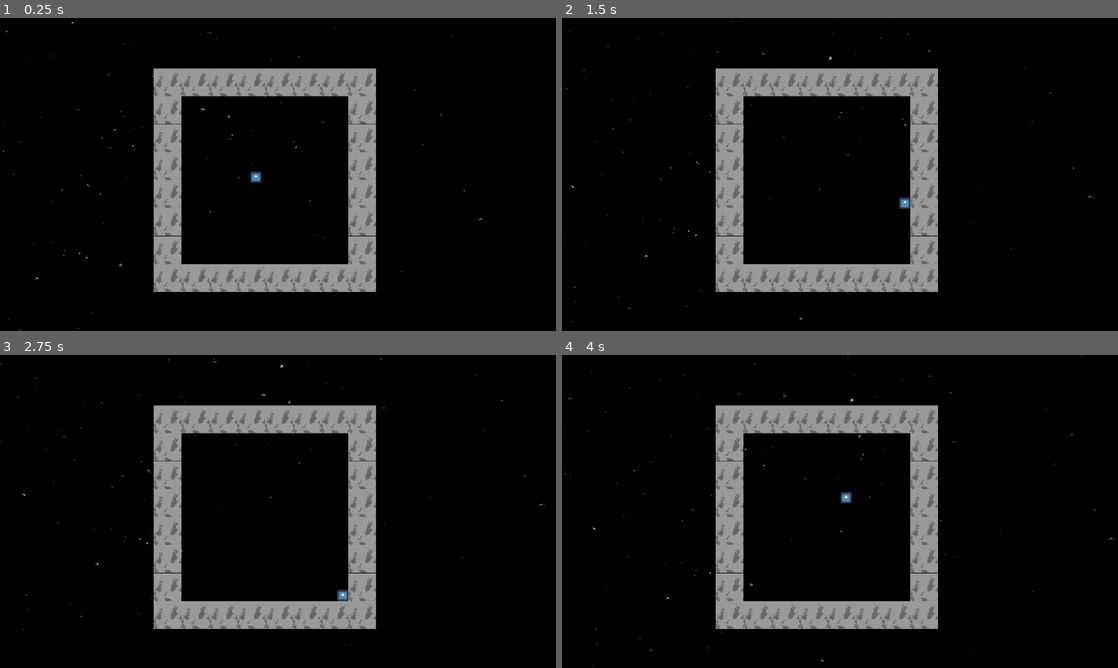
Above: before the commit, frames 1-4 (two rows, left to right).
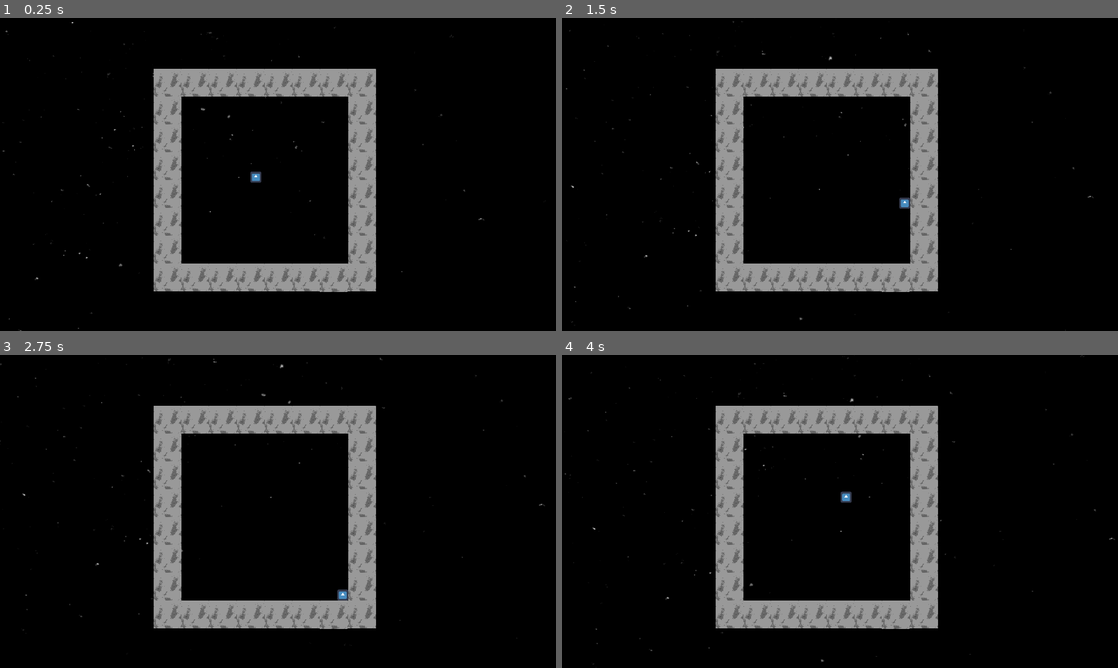
Above: after the commit, the same moments.

Repository: Indivicivet/ludumdare54
Game: Godot game, scene res://ludumdare54.tscn
The game is run twice, just before and just after one commit, with the same random seed, the same clock (stepped at 60 frames per second) and the same inputs. The engine's default icon, where the game draws it, is replaced by a stand-in: a white triangle on a blue panel in a dark square.
Inputs:
- Up to frame 1 (0.25 s): no input
- Up to frame 2 (1.5 s): hold Right (right) 0.53-1.28 s; hold Down (down) from 1.28 s (still down)
- Up to frame 3 (2.75 s): release Down (down) at 2.03 s; hold Right (right) from 2.03 s (still down)
- Up to frame 4 (4 s): release Right (right) at 2.78 s; hold Up (up) 2.78-3.53 s; hold Left (left) from 3.53 s (still down)

The runs differ from the first frame. In frame 1, 0.9% of the frame differs, in the area x 27-68%, y 16-88%; in frame 2, 0.9%; in frame 3, 0.9%; in frame 4, 0.9%.

Commit message:
fix pixel alignmenjt of grid

Diff:
--- a/ludumdare54.tscn
+++ b/ludumdare54.tscn
@@ -30,37 +30,34 @@
 position = Vector2(610, 373)
 
 [node name="block_solid" parent="many_blocks" instance=ExtResource("3_d706m")]
-position = Vector2(-224, -225)
+position = Vector2(-224, -224)
 
 [node name="block_solid2" parent="many_blocks" instance=ExtResource("3_d706m")]
-position = Vector2(-160, -225)
+position = Vector2(-160, -224)
 
 [node name="block_solid3" parent="many_blocks" instance=ExtResource("3_d706m")]
-position = Vector2(-96, -225)
+position = Vector2(-96, -224)
 
 [node name="block_solid4" parent="many_blocks" instance=ExtResource("3_d706m")]
-position = Vector2(-32, -225)
+position = Vector2(-32, -224)
 
 [node name="block_solid5" parent="many_blocks" instance=ExtResource("3_d706m")]
-position = Vector2(32, -225)
+position = Vector2(32, -224)
 
 [node name="block_solid6" parent="many_blocks" instance=ExtResource("3_d706m")]
-position = Vector2(96, -225)
-
-[node name="block_solid7" parent="many_blocks" instance=ExtResource("3_d706m")]
-position = Vector2(158, -225)
+position = Vector2(96, -224)
 
 [node name="block_solid8" parent="many_blocks" instance=ExtResource("3_d706m")]
-position = Vector2(160, -225)
+position = Vector2(160, -224)
 
 [node name="block_solid9" parent="many_blocks" instance=ExtResource("3_d706m")]
-position = Vector2(224, -225)
+position = Vector2(224, -224)
 
 [node name="block_solid10" parent="many_blocks" instance=ExtResource("3_d706m")]
-position = Vector2(-224, -161)
+position = Vector2(-224, -160)
 
 [node name="block_solid18" parent="many_blocks" instance=ExtResource("3_d706m")]
-position = Vector2(224, -161)
+position = Vector2(224, -160)
 
 [node name="block_solid19" parent="many_blocks" instance=ExtResource("3_d706m")]
 position = Vector2(-224, -96)
@@ -87,37 +84,37 @@
 position = Vector2(224, 96)
 
 [node name="block_solid55" parent="many_blocks" instance=ExtResource("3_d706m")]
-position = Vector2(-224, 161)
+position = Vector2(-224, 160)
 
 [node name="block_solid63" parent="many_blocks" instance=ExtResource("3_d706m")]
-position = Vector2(224, 161)
+position = Vector2(224, 160)
 
 [node name="block_solid64" parent="many_blocks" instance=ExtResource("3_d706m")]
-position = Vector2(-224, 225)
+position = Vector2(-224, 224)
 
 [node name="block_solid65" parent="many_blocks" instance=ExtResource("3_d706m")]
-position = Vector2(-160, 225)
+position = Vector2(-160, 224)
 
 [node name="block_solid66" parent="many_blocks" instance=ExtResource("3_d706m")]
-position = Vector2(-96, 225)
+position = Vector2(-96, 224)
 
 [node name="block_solid67" parent="many_blocks" instance=ExtResource("3_d706m")]
-position = Vector2(-32, 225)
+position = Vector2(-32, 224)
 
 [node name="block_solid68" parent="many_blocks" instance=ExtResource("3_d706m")]
-position = Vector2(32, 225)
+position = Vector2(32, 224)
 
 [node name="block_solid69" parent="many_blocks" instance=ExtResource("3_d706m")]
-position = Vector2(96, 225)
+position = Vector2(96, 224)
 
 [node name="block_solid70" parent="many_blocks" instance=ExtResource("3_d706m")]
 position = Vector2(158, 225)
 
 [node name="block_solid71" parent="many_blocks" instance=ExtResource("3_d706m")]
-position = Vector2(160, 225)
+position = Vector2(160, 224)
 
 [node name="block_solid72" parent="many_blocks" instance=ExtResource("3_d706m")]
-position = Vector2(224, 225)
+position = Vector2(224, 224)
 
 [node name="CharacterBody2D" type="CharacterBody2D" parent="."]
 position = Vector2(589, 366)
